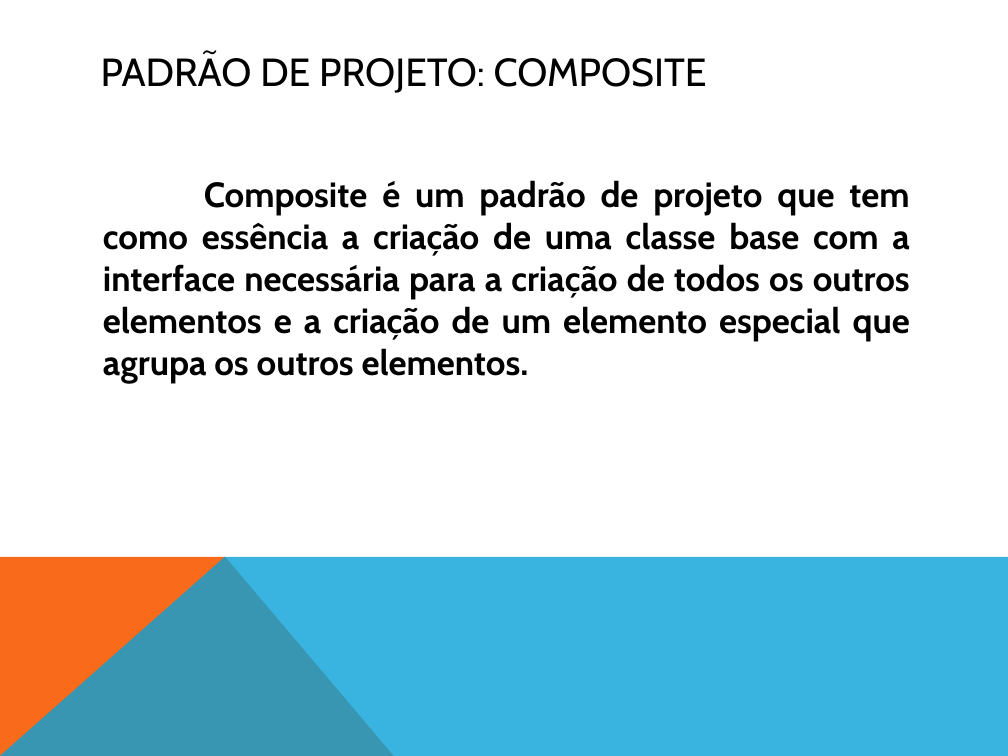
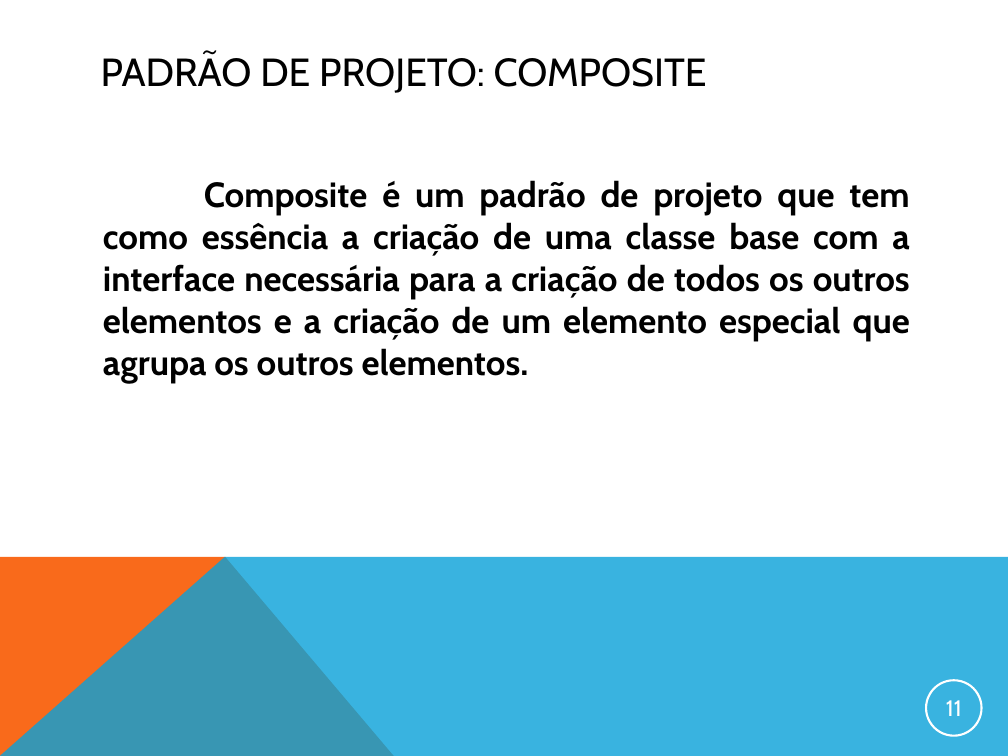
Before and after one commit to gcmorgado/sass4j, a slide deck: slide 11 of DOCUMENTACAO/apresentacao_final.ppt. Drawn at 1008x756 pixels with LibreOffice and Linux fonts; fonts in the diff are those of the drawing. Boxes give left, top, right and bottom in pixels: in the first picture for what was removed or moved away, otherwise in the second. Text is boxed around its words. In the diff, an @@ line names an element or a change of style, - is before the commit and + after.

```diff
--- a/DOCUMENTACAO/apresentacao_final.ppt
+++ b/DOCUMENTACAO/apresentacao_final.ppt
@@ page number added at (926,680,982,736), outline #FFFFFF 1.5 pt, 16 pt, text #FFFFFF @@
+11
```
Also in this commit, not shown: 10 other slides changed, 4 other files.
